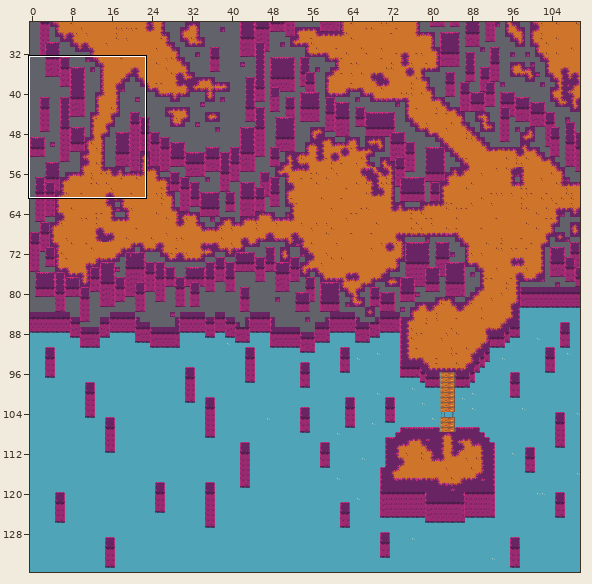
One commit to this Tiled map: Concept/tiles/map.tmx. The first picture is a wide view before the edit; the outline marks the close-up.
Close-up. First the earlier version:
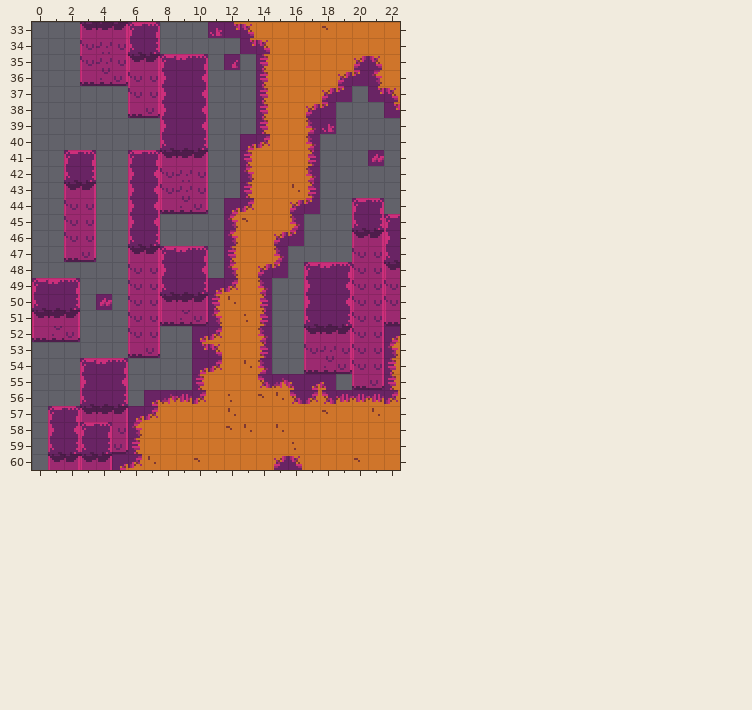
Cells are 8x8 px. Shown: x 0..22, y 33..60. The commit also changed other parts of the map, which this record leaves out.
And afterwards:
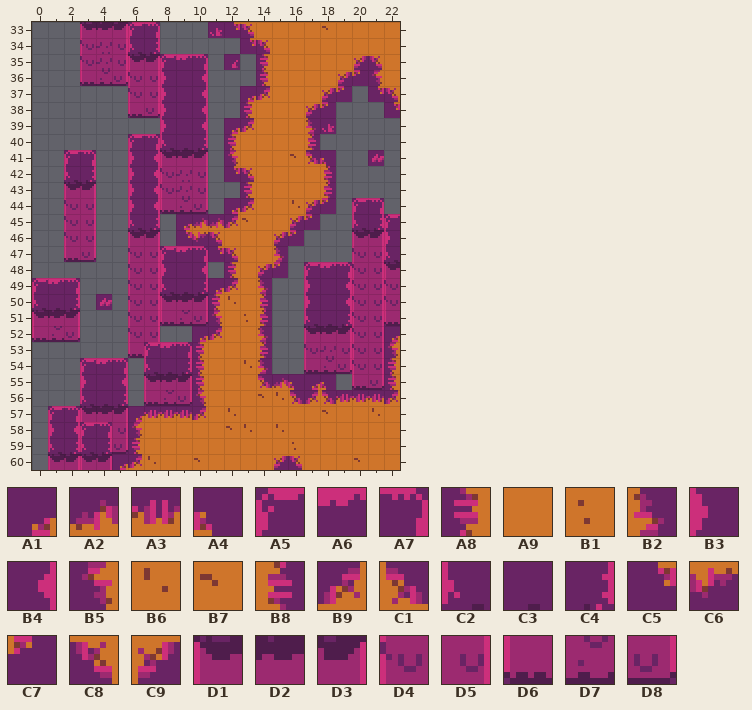
Key: from "tileset": A1 0, A2 1, A3 2, A4 3, A5 6, A6 7, A7 8, A8 9, A9 10, B1 11, B2 12, B3 15, B4 17, B5 18, B6 19, B7 20, B8 21, B9 22, C1 23, C2 24, C3 25, C4 26, C5 27, C6 29, C7 30, C8 31, C9 32, D1 33, D2 34, D3 35, D4 42, D5 44, D6 51, D7 52, D8 53.
__ is an empty cell.
What changed:
{"where": "layer \"Tile Layer 1\""}
{"y":37,"x":13,"old":"__ A8","new":"A1 B9"}
{"y":38,"x":13,"old":"__ A8","new":"A8 A9"}
{"y":39,"x":12,"old":"__ __ A8","new":"A1 B9 A9"}
{"y":40,"x":6,"old":"__ __","new":"A5 A7"}
{"y":40,"x":12,"old":"__ A1 B9","new":"A8 A9 A9"}
{"y":40,"x":17,"old":"B2","new":"B8"}
{"y":41,"x":6,"old":"A5 A7","new":"B3 B4"}
{"y":41,"x":12,"old":"__ A8","new":"B5 A9"}
{"y":41,"x":16,"old":"A9 B8 __","new":"B7 C1 A4"}
{"y":42,"x":12,"old":"__ B5","new":"C5 C8"}
{"y":42,"x":17,"old":"B2 __","new":"A9 B8"}
{"y":43,"x":16,"old":"B6 B8 __","new":"A9 A9 B8"}
{"y":44,"x":16,"old":"C9 C7 __","new":"B6 C9 C7"}
{"y":45,"x":6,"old":"B3 B4","new":"C2 C4"}
{"y":45,"x":9,"old":"__ __ __ B5","new":"A1 A2 A2 B9"}
{"y":45,"x":16,"old":"B2 __","new":"C9 C7"}
{"y":46,"x":6,"old":"C2 C4","new":"D1 D3"}
{"y":46,"x":9,"old":"__ __ __ B5","new":"C5 C6 C8 A9"}
{"y":47,"x":6,"old":"D1 D3","new":"D4 D5"}
{"y":47,"x":11,"old":"__ A8","new":"C5 C8"}
{"y":48,"x":12,"old":"B5","new":"A8"}
{"y":53,"x":7,"old":"D8 __ __ C5 C8","new":"A5 A6 A7 A8 A9"}
{"y":54,"x":7,"old":"__ __ __ A1 B9","new":"C2 C3 C4 A8 A9"}
{"y":55,"x":7,"old":"__ __ __","new":"D1 D2 D3"}
{"y":56,"x":7,"old":"A1 A2 A3 B9","new":"D6 D7 D8 B5"}
{"y":56,"x":12,"old":"B1","new":"A9"}
{"y":57,"x":7,"old":"B9 A9 A9 A9","new":"A3 A3 A3 B9"}
